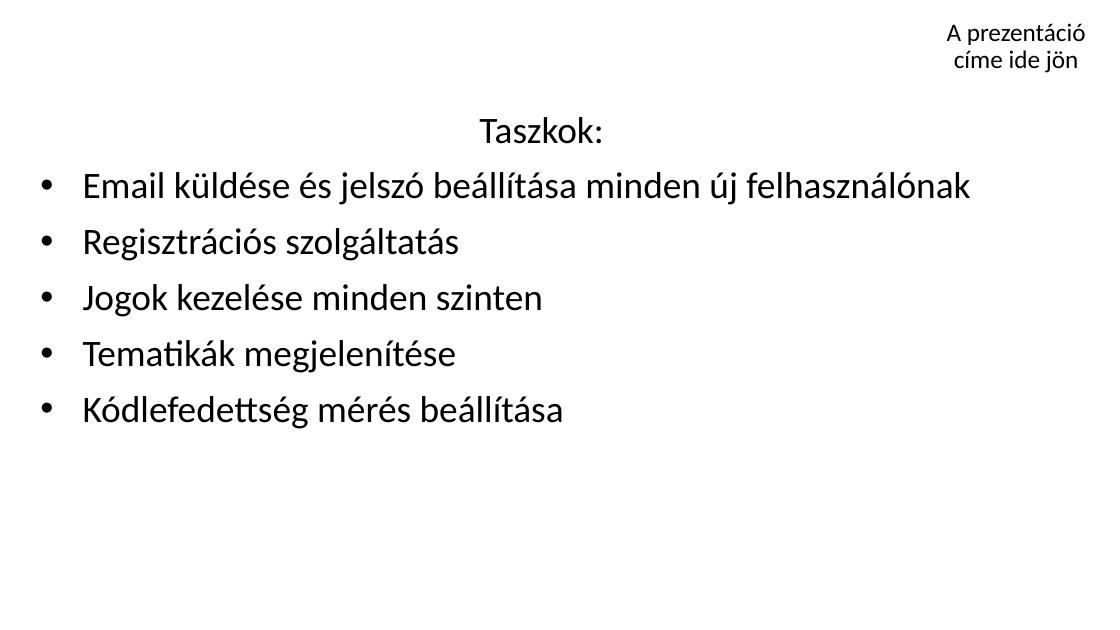
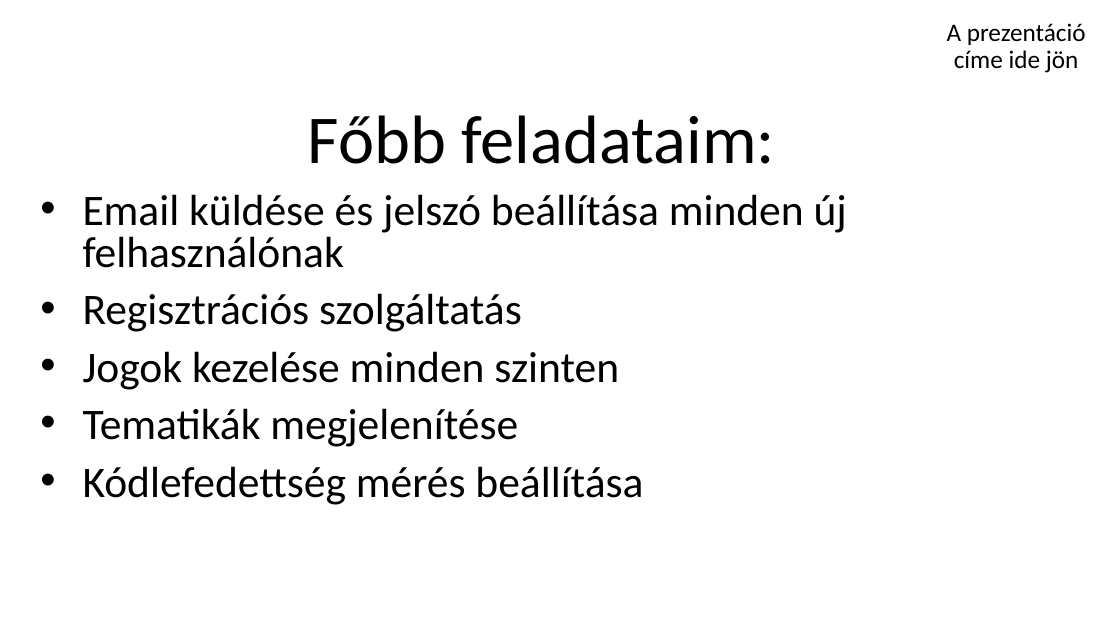
Before and after one commit to schonherz-java-ee-2016-spring/sandbox, a slide deck: slide 4 of MagyariNorbert/prezi_JAVA_EE_Magyari.pptx (slide 3 before the commit). Drawn at 1120x630 pixels with LibreOffice and Linux fonts; fonts in the diff are those of the drawing; background and template pictures are left out. Boxes give left, top, right and bottom in pixels: in the first picture for what was removed or moved away, otherwise in the second. Text is boxed around its words. In the diff, an @@ line names an element or a change of style, - is before the commit and + after.

Commit message:
ppt 2.0

```diff
--- a/MagyariNorbert/prezi_JAVA_EE_Magyari.pptx
+++ b/MagyariNorbert/prezi_JAVA_EE_Magyari.pptx
@@ subtitle at [308,115,775,164]: text changed; size 24 to 44 pt @@
-Taszkok:
+Főbb feladataim:
@@ subtitle at [83,194,847,505]: size 24 to 28 pt; line spacing 0.9 to 0.8 @@
```
Also in this commit, not shown: 1 slide added.
